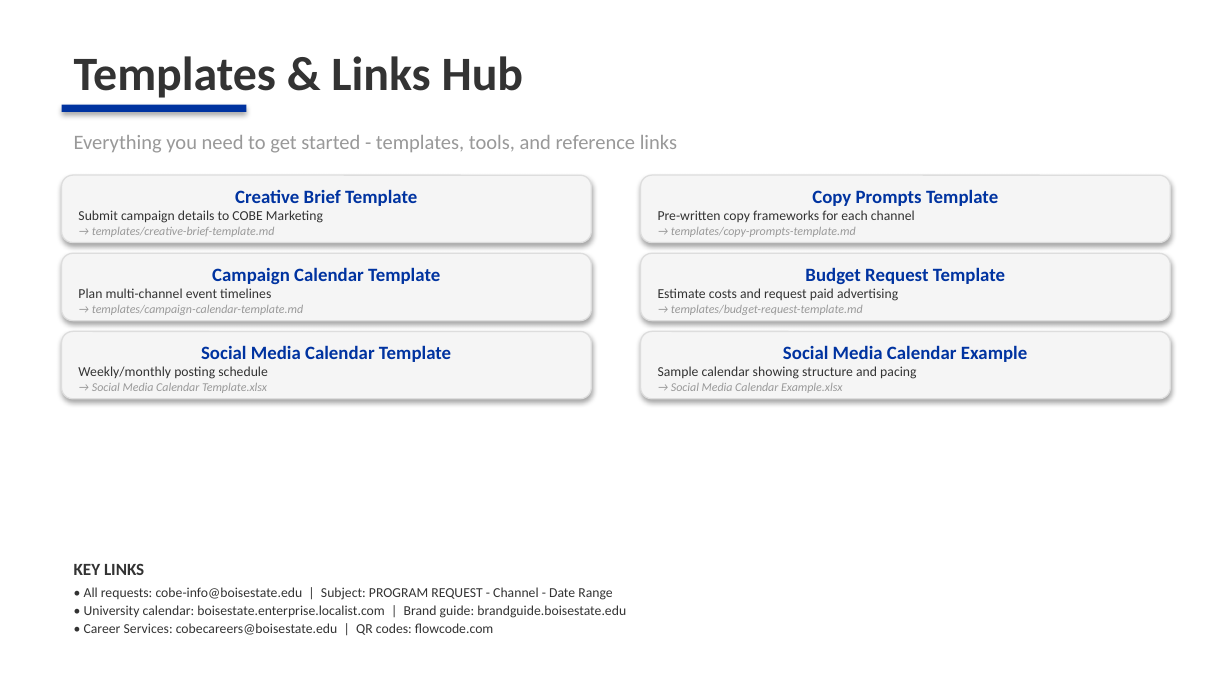
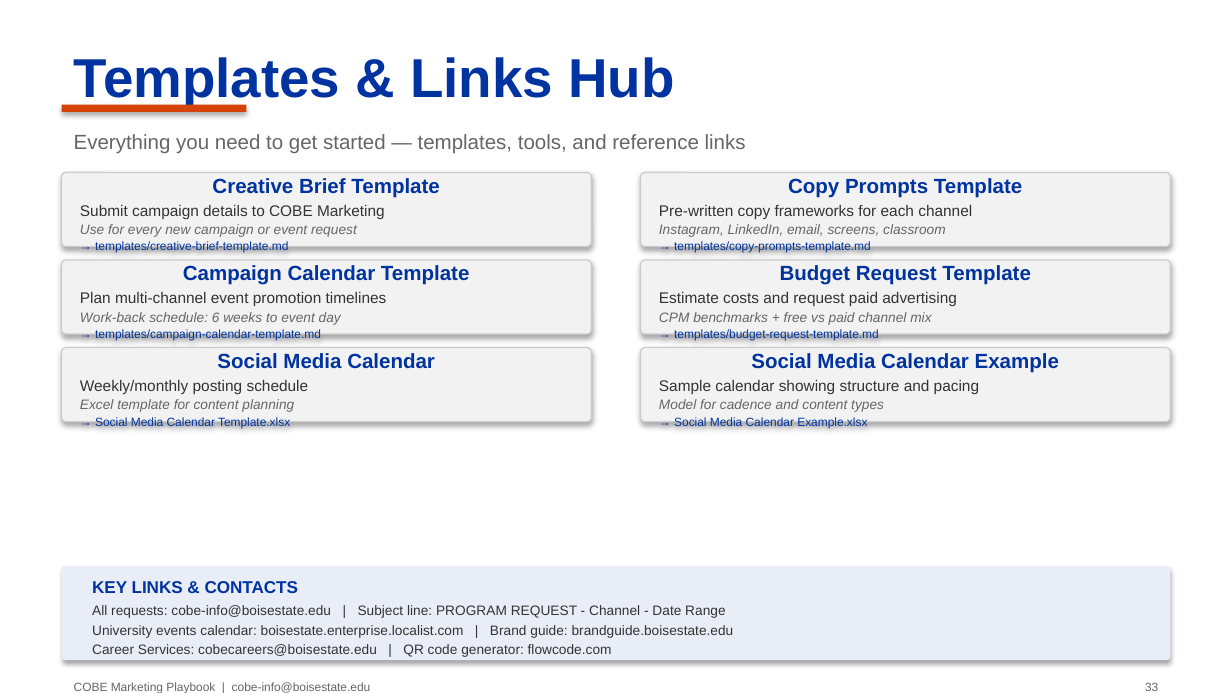
Before and after one commit to BenHowerton/RHM-Marketing-Handbook, a slide deck: slide 33 of COBE Marketing Playbook Updated (2).pptx. Drawn at 1232x693 pixels with LibreOffice and Linux fonts; fonts in the diff are those of the drawing. Boxes give left, top, right and bottom in pixels: in the first picture for what was removed or moved away, otherwise in the second. Text is boxed around its words. In the diff, an @@ line names an element or a change of style, - is before the commit and + after.

```diff
--- a/COBE Marketing Playbook Updated (2).pptx
+++ b/COBE Marketing Playbook Updated (2).pptx
@@ text "Templates & Links Hub" at <box>74,57,674,107</box>: size 28 to 32 pt, font Calibri to Arial, text colour #333333 to #0033A0 @@
@@ rectangle at <box>62,105,246,112</box>: fill #0033A0 to #D64309 @@
@@ text at <box>74,134,746,153</box>: text changed; font Calibri to Arial; text colour #999999 to #666666 @@
-Everything you need to get started - templates, tools, and reference links
+Everything you need to get started — templates, tools, and reference links
@@ text in rounded rectangle at <box>80,178,439,253</box>: size 11 to 12 pt in "Creative Brief Template"; font Calibri to Arial in "Creative Brief Template", "Submit campaign details to COBE Marketing", "→ templates/creative-brief-template.md"; size 8 to 9 pt in "Submit campaign details to COBE Marketing"; text colour #999999 to #0033A0, italic off in "→ templates/creative-brief-template.md"; more space between paragraphs @@
@@ text in rounded rectangle at <box>659,178,1022,253</box>: size 11 to 12 pt in "Copy Prompts Template"; font Calibri to Arial in "Copy Prompts Template", "Pre-written copy frameworks for each channel", "→ templates/copy-prompts-template.md"; size 8 to 9 pt in "Pre-written copy frameworks for each channel"; text colour #999999 to #0033A0, italic off in "→ templates/copy-prompts-template.md"; more space between paragraphs @@
@@ text in rounded rectangle at <box>80,224,357,237</box>: paragraph added @@
+Use for every new campaign or event request
@@ text in rounded rectangle at <box>659,224,945,237</box>: paragraph added @@
+Instagram, LinkedIn, email, screens, classroom
@@ fill #F5F5F5 to #F2F2F2; outline #DDDDDD 0.75 pt to #CCCCCC 0.75 pt; proportions changed in 6 elements at <box>641,172,1170,246</box>, <box>641,347,1170,421</box>, <box>641,260,1170,334</box>, <box>62,172,591,246</box>, <box>62,347,591,421</box>, <box>62,260,591,334</box> @@
@@ rounded rectangle "Campaign Calendar Template": place and size @@
-rounded rectangle "Campaign Calendar Template" at <box>62,254,591,322</box>
+rounded rectangle "Campaign Calendar Template" at <box>62,260,591,334</box>
@@ text in rounded rectangle at <box>95,265,469,341</box>: size 11 to 12 pt in "Campaign Calendar Template"; font Calibri to Arial in "Campaign Calendar Template", "→ templates/campaign-calendar-template.md"; text colour #999999 to #0033A0, italic off in "→ templates/campaign-calendar-template.md"; more space between paragraphs @@
@@ rounded rectangle "Budget Request Template": place and size @@
-rounded rectangle "Budget Request Template" at <box>641,254,1170,322</box>
+rounded rectangle "Budget Request Template" at <box>641,260,1170,334</box>
@@ text in rounded rectangle at <box>659,265,1030,341</box>: size 11 to 12 pt in "Budget Request Template"; font Calibri to Arial in "Budget Request Template", "Estimate costs and request paid advertising", "→ templates/budget-request-template.md"; size 8 to 9 pt in "Estimate costs and request paid advertising"; text colour #999999 to #0033A0, italic off in "→ templates/budget-request-template.md"; more space between paragraphs @@
@@ text in rounded rectangle at <box>80,292,387,325</box>: text changed; size 8 to 9 pt; font Calibri to Arial @@
-Plan multi-channel event timelines
+Plan multi-channel event promotion timelines
+Work-back schedule: 6 weeks to event day
@@ text in rounded rectangle at <box>659,312,931,325</box>: paragraph added @@
+CPM benchmarks + free vs paid channel mix
@@ rounded rectangle "Social Media Calendar": place and size @@
-rounded rectangle "Social Media Calendar" at <box>62,331,591,399</box>
+rounded rectangle "Social Media Calendar" at <box>62,347,591,421</box>
@@ text in rounded rectangle at <box>217,353,435,369</box>: text changed; size 11 to 12 pt; font Calibri to Arial @@
-Social Media Calendar Template
+Social Media Calendar
@@ rounded rectangle "Social Media Calendar Example": place and size @@
-rounded rectangle "Social Media Calendar Example" at <box>641,331,1170,399</box>
+rounded rectangle "Social Media Calendar Example" at <box>641,347,1170,421</box>
@@ text in rounded rectangle at <box>659,353,1059,428</box>: size 11 to 12 pt in "Social Media Calendar Example"; font Calibri to Arial in "Social Media Calendar Example", "Sample calendar showing structure and pacing", "→ Social Media Calendar Example.xlsx"; size 8 to 9 pt in "Sample calendar showing structure and pacing"; text colour #999999 to #0033A0, italic off in "→ Social Media Calendar Example.xlsx"; more space between paragraphs @@
@@ text in rounded rectangle at <box>80,380,309,428</box>: size 8 to 9 pt in "Weekly/monthly posting schedule"; font Calibri to Arial in "Weekly/monthly posting schedule", "→ Social Media Calendar Template.xlsx"; text colour #999999 to #0033A0, italic off in "→ Social Media Calendar Template.xlsx"; more space between paragraphs @@
@@ text in rounded rectangle at <box>80,399,294,412</box>: paragraph added @@
+Excel template for content planning
@@ text in rounded rectangle at <box>659,399,884,412</box>: paragraph added @@
+Model for cadence and content types
@@ rounded rectangle added at <box>62,565,1170,660</box>, fill #E8EDF7 @@
@@ text at <box>92,581,734,657</box>: text changed; font Calibri to Arial @@
-KEY LINKS
-• All requests: cobe-info@boisestate.edu | Subject: PROGRAM REQUEST - Channel - Date Range
-• University calendar: boisestate.enterprise.localist.com | Brand guide: brandguide.boisestate.edu
-• Career Services: cobecareers@boisestate.edu | QR codes: flowcode.com
+KEY LINKS & CONTACTS
+All requests: cobe-info@boisestate.edu | Subject line: PROGRAM REQUEST - Channel - Date Range
+University events calendar: boisestate.enterprise.localist.com | Brand guide: brandguide.boisestate.edu
+Career Services: cobecareers@boisestate.edu | QR code generator: flowcode.com
@@ text added at <box>74,682,371,693</box>, 7 pt, text #666666 @@
+COBE Marketing Playbook | cobe-info@boisestate.edu
@@ text added at <box>1145,682,1158,691</box>, 7 pt, text #666666 @@
+33
```
Also in this commit, not shown: 26 other slides changed, 1 other file.
